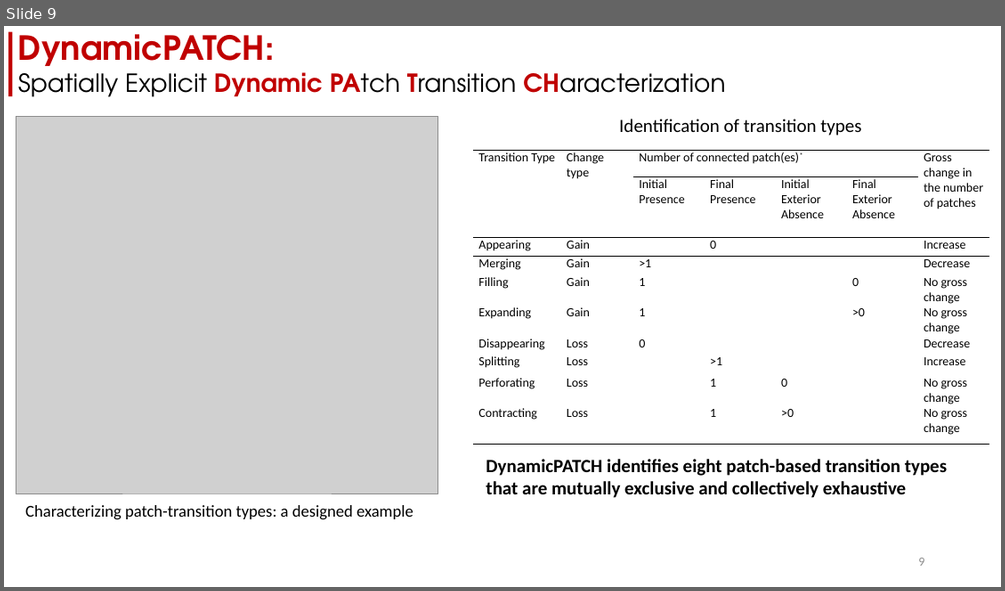
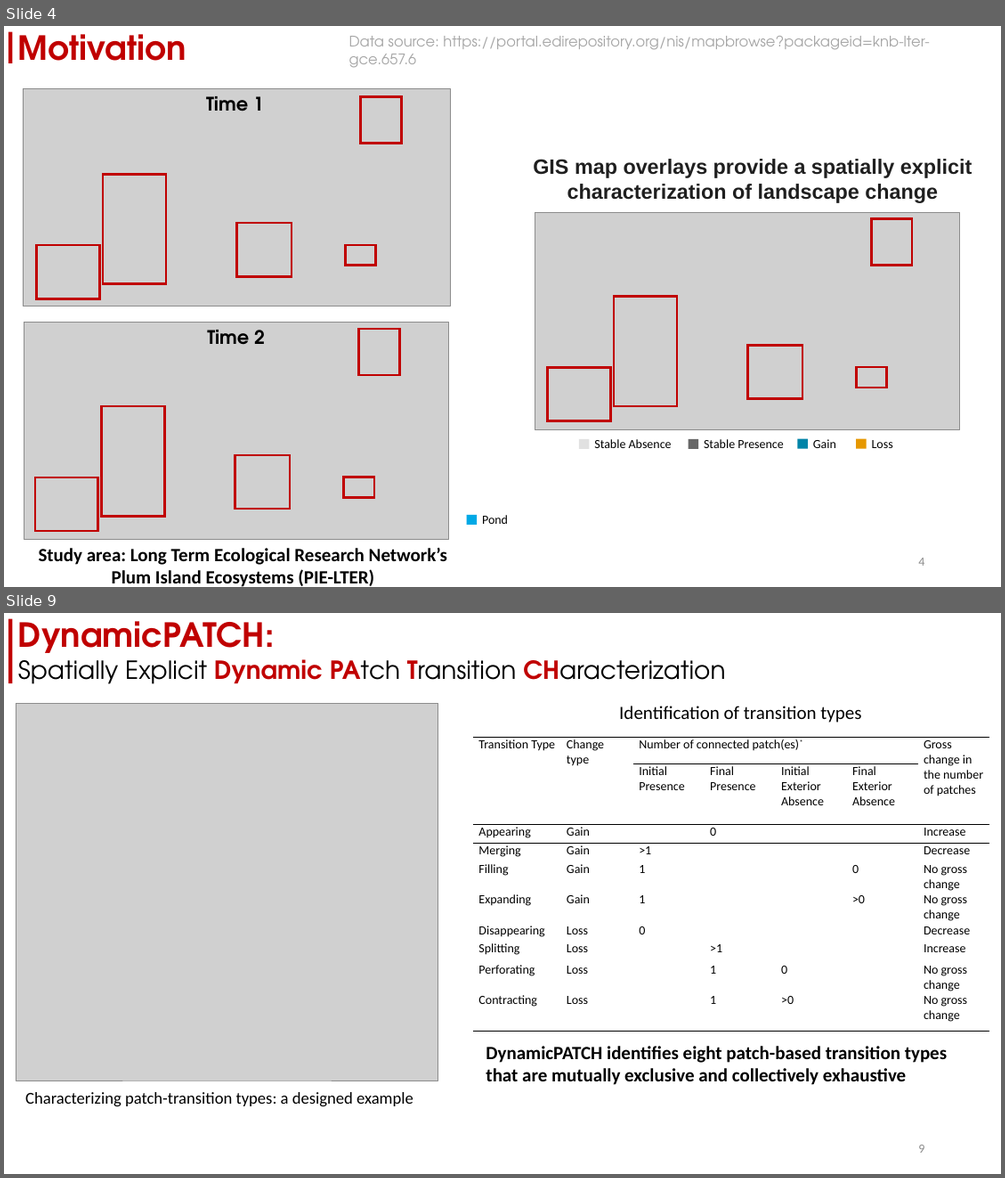
Before and after one commit to zay1996/Workshop_GIStimeseries, a slide deck: assets/slides/workshop_DynamicPATCH.pptx. Shown one above the other, each under a label of ours: slide 9 before the commit, slides 4 and 9 after it; the slides between them are not shown. The pictures are 1005x591 and 1005x1178 pixels, drawn with LibreOffice and Linux fonts; fonts in the diff are those of the drawing; grey boxes stand for pictures. Boxes give left, top, right and bottom in pixels: in the first picture for what was removed or moved away, otherwise in the second. Text is boxed around its words. In the diff, an @@ line names an element or a change of style, - is before the commit and + after.

```diff
--- a/assets/slides/workshop_DynamicPATCH.pptx
+++ b/assets/slides/workshop_DynamicPATCH.pptx
@@ slide 4 added at [4,26,1001,587], background #FFFFFF @@
@@ rectangle added at [8,32,12,63], fill #C00000 @@
@@ text added at [18,34,186,61], 32 pt, text #C00000, bold @@
+Motivation
@@ text added at [349,36,929,68], 14 pt, text #A6A6A6 @@
+Data source: https://portal.edirepository.org/nis/mapbrowse?packageid=knb-lter-gce.657.6
@@ picture added at [23,89,451,306] @@
@@ text added at [206,96,264,111], 18 pt, text #000000, bold @@
+Time 1
@@ group added at [37,96,402,299]: 5 rectangles @@
@@ text added at [533,159,971,203], 20 pt, text #1F1F1F, bold @@
+GIS map overlays provide a spatially explicit characterization of landscape change
@@ picture added at [535,212,960,430] @@
@@ rectangle added at [872,219,913,265], outline #C00000 2.25 pt @@
@@ rectangle added at [615,296,677,406], outline #C00000 2.25 pt @@
@@ picture added at [24,322,448,540] @@
@@ text added at [207,329,265,345], 18 pt, text #000000, bold @@
+Time 2
@@ group added at [35,329,400,531]: 5 rectangles @@
@@ rectangle added at [747,346,802,399], outline #C00000 2.25 pt @@
@@ rectangle added at [548,367,610,421], outline #C00000 2.25 pt @@
@@ rectangle added at [857,367,887,387], outline #C00000 2.25 pt @@
@@ group added at [579,439,893,449]: 4 rectangles, 4 texts @@
+Stable Absence
+Stable Presence
+Gain
+Loss
@@ rectangle added at [467,515,477,524], fill #00A9E6 @@
@@ text added at [482,515,508,524], 12 pt, text #000000 @@
+Pond
@@ text added at [39,548,447,587], 18 pt, text #000000, bold @@
+Study area: Long Term Ecological Research Network’s Plum Island Ecosystems (PIE-LTER)
@@ page number added at [918,557,924,565], 12 pt, text #8C8C8C @@
+4
```
Also in this commit, not shown: 13 slides changed, 2 other slides added, 10 slides removed, 6 other files.
